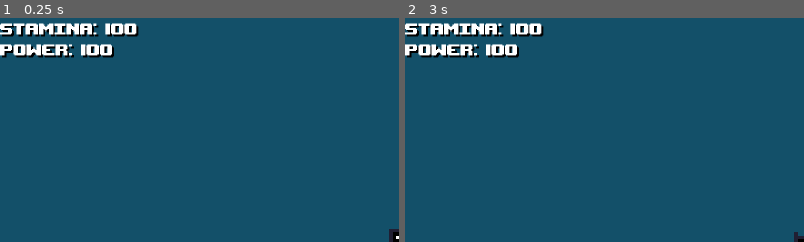
Above: before the commit, frames 1-2 (left to right).
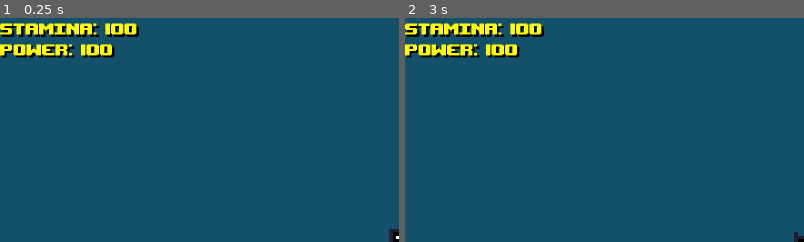
Above: after the commit, the same moments.

Repository: NicolasLFerreira/Cytoplasmic-Warrior
Game: Godot game, scene res://maps/TutorialMap.tscn
Two runs of this game, one before a commit and one after it. Both use one fixed random seed, a clock stepped at 60 frames per second and the inputs below.
Inputs:
- Up to frame 1 (0.25 s): no input
- Up to frame 2 (3 s): hold D (walk_right) 0.53-2.03 s; tap G (G) at 0.6 s; tap K (air_jump) at 0.77, 1.52 s; tap L (convert) at 1.35 s; hold A (walk_left) 2.03-2.78 s; tap J (dash) at 2.1 s; hold D (walk_right) from 2.78 s (still down); tap N (dodge) at 2.85 s
The pictures show only the part of the screen within x 0-50%, y 0-50%; the shares and areas given below are measured in that part.

The runs differ from the first frame. In frame 1, 2.7% of the frame differs, in the area x 0-35%, y 2-18%; in frame 2, 2.7%.

Commit message:
Fixed label font and color

Diff:
--- a/ui/labels/BigLabel.tscn
+++ b/ui/labels/BigLabel.tscn
@@ -5,6 +5,7 @@
 [node name="BigLabel" type="Label"]
 margin_right = 964.0
 margin_bottom = 147.0
+rect_scale = Vector2( 0.6, 0.6 )
 custom_fonts/font = ExtResource( 1 )
 custom_colors/font_color = Color( 1, 1, 1, 1 )
 custom_colors/font_color_shadow = Color( 0, 0, 0, 1 )
--- a/ui/labels/MediumLabel.tscn
+++ b/ui/labels/MediumLabel.tscn
@@ -5,7 +5,7 @@
 [node name="MediumLabel" type="Label"]
 margin_right = 40.0
 margin_bottom = 14.0
-rect_scale = Vector2( 0.66, 0.66 )
+rect_scale = Vector2( 0.4, 0.4 )
 custom_fonts/font = ExtResource( 1 )
 custom_colors/font_color = Color( 1, 1, 1, 1 )
 custom_colors/font_color_shadow = Color( 0, 0, 0, 1 )
--- a/ui/labels/SmallLabel.tscn
+++ b/ui/labels/SmallLabel.tscn
@@ -7,10 +7,10 @@
 margin_bottom = 14.0
 rect_scale = Vector2( 0.2, 0.2 )
 custom_fonts/font = ExtResource( 1 )
-custom_colors/font_color = Color( 1, 1, 1, 1 )
+custom_colors/font_color = Color( 1, 1, 0, 1 )
 custom_colors/font_color_shadow = Color( 0, 0, 0, 1 )
-custom_constants/shadow_offset_x = 7
-custom_constants/shadow_offset_y = 7
+custom_constants/shadow_offset_x = 8
+custom_constants/shadow_offset_y = 8
 text = "this is a test message"
 __meta__ = {
 "_edit_use_anchors_": false
--- /dev/null
+++ b/ui/menu_screens/MenuBase.tscn
@@ -0,0 +1,8 @@
+[gd_scene format=2]
+
+[node name="MenuBase" type="Control"]
+anchor_right = 1.0
+anchor_bottom = 1.0
+__meta__ = {
+"_edit_use_anchors_": false
+}
